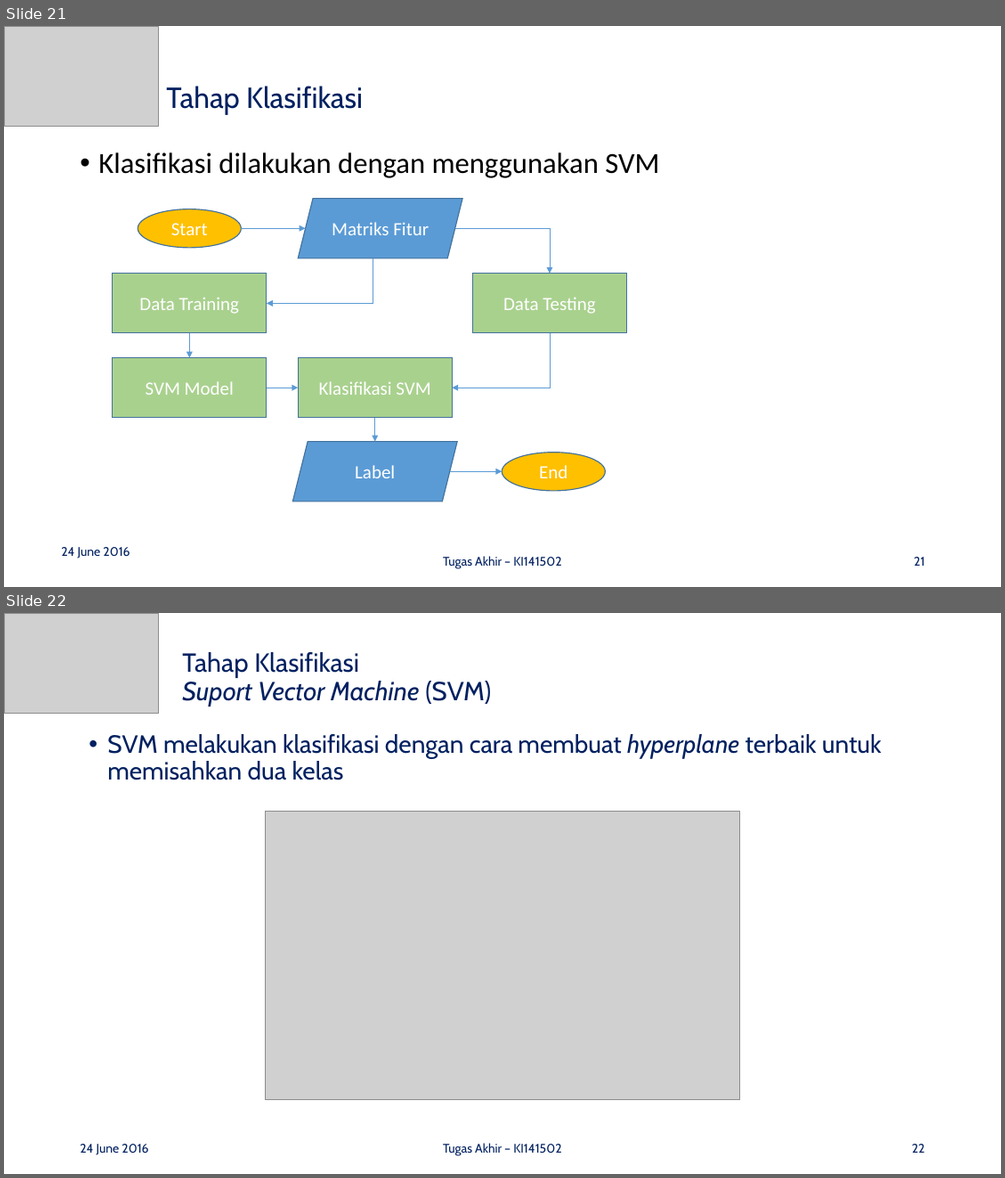
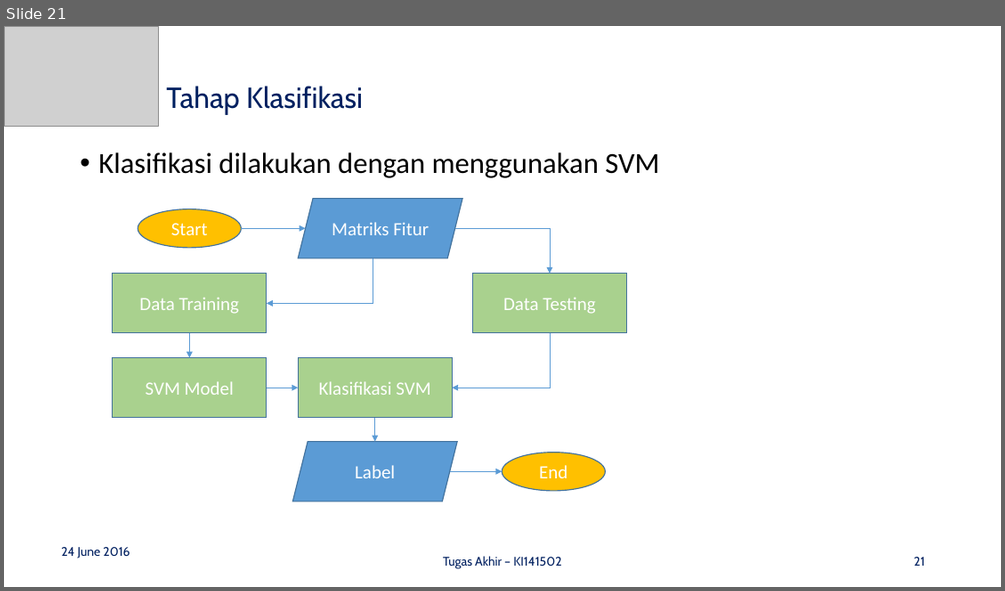
Before and after one commit to mustofa27/tugasAkhir, a slide deck: Bismillah Buku TA/Presentasi-TA_Ahmad-Mustofa_5112100100.pptx. Shown one above the other, each under a label of ours: slides 21 and 22 before the commit, slide 21 after it. The pictures are 1005x1178 and 1005x591 pixels, drawn with LibreOffice and Linux fonts; fonts in the diff are those of the drawing; grey boxes stand for pictures. Boxes give left, top, right and bottom in pixels: in the first picture for what was removed or moved away, otherwise in the second. Text is boxed around its words. In the diff, an @@ line names an element or a change of style, - is before the commit and + after.

```diff
--- a/Bismillah Buku TA/Presentasi-TA_Ahmad-Mustofa_5112100100.pptx
+++ b/Bismillah Buku TA/Presentasi-TA_Ahmad-Mustofa_5112100100.pptx
@@ slide 22 removed at bbox=[4, 613, 1001, 1174], background #FFFFFF @@
@@ picture removed at bbox=[4, 613, 159, 713] @@
@@ title removed at bbox=[182, 652, 491, 706] @@
-Tahap Klasifikasi
-Suport Vector Machine (SVM)
@@ text removed at bbox=[107, 734, 882, 780] @@
-• SVM melakukan klasifikasi dengan cara membuat hyperplane terbaik untuk memisahkan dua kelas
@@ picture removed at bbox=[265, 811, 740, 1099] @@
@@ text removed at bbox=[80, 1143, 148, 1155] @@
-24 June 2016
@@ text removed at bbox=[443, 1143, 561, 1156] @@
-Tugas Akhir – KI141502
@@ page number removed at bbox=[912, 1143, 925, 1152] @@
-22
```
Also in this commit, not shown: 1 slide changed.
